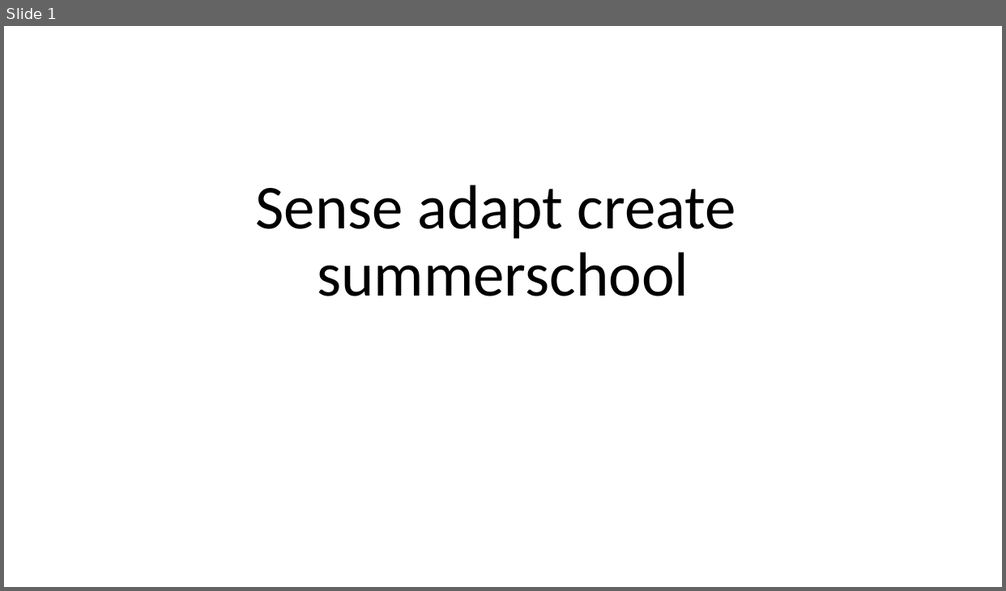
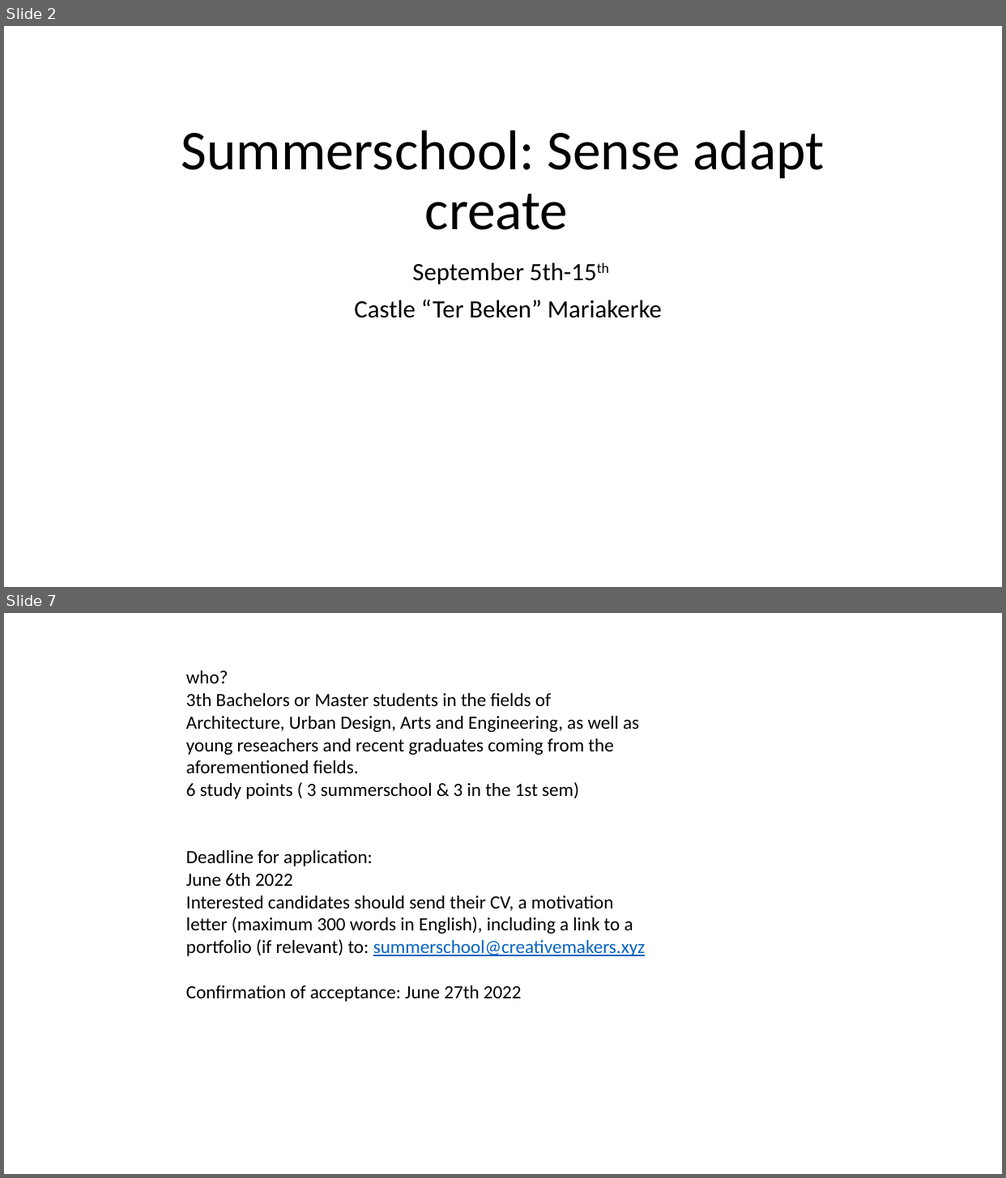
Before and after one commit to creatievemakers/presentations, a slide deck: 23-05-2022/Sense adapt create.pptx. Shown one above the other, each under a label of ours: slide 1 before the commit, slides 2 and 7 after it; the slides between them are not shown. The pictures are 1006x591 and 1006x1178 pixels, drawn with LibreOffice and Linux fonts; fonts in the diff are those of the drawing. Boxes give left, top, right and bottom in pixels: in the first picture for what was removed or moved away, otherwise in the second. Text is boxed around its words. In the diff, an @@ line names an element or a change of style, - is before the commit and + after.

```diff
--- a/23-05-2022/Sense adapt create.pptx
+++ b/23-05-2022/Sense adapt create.pptx
@@ slide 7 added at [4, 613, 1002, 1174], background #FFFFFF @@
@@ text added at [186, 671, 645, 1002], 18 pt, text #000000 @@
+who?
+3th Bachelors or Master students in the fields of Architecture, Urban Design, Arts and Engineering, as well as young reseachers and recent graduates coming from the aforementioned fields.
+6 study points ( 3 summerschool & 3 in the 1st sem)
+Deadline for application:
+June 6th 2022
+Interested candidates should send their CV, a motivation letter (maximum 300 words in English), including a link to a portfolio (if relevant) to: summerschool@creativemakers.xyz
+Confirmation of acceptance: June 27th 2022
@@ what was slide 1 is now slide 2 @@
@@ slide 2 changed as well @@
@@ title at [181, 130, 825, 230]: text changed; size 60 to 54 pt @@
-Sense adapt create
-summerschool
+Summerschool: Sense adapt create
@@ subtitle added at [354, 263, 662, 318], 24 pt, text #000000 @@
+September 5th-15th
+Castle “Ter Beken” Mariakerke
```
Also in this commit, not shown: 5 other slides added.
